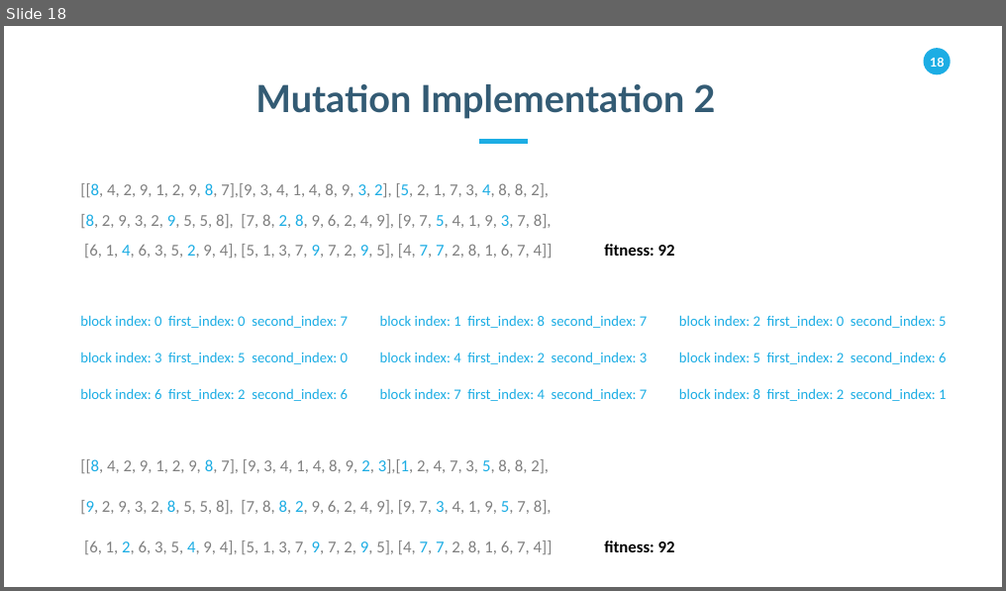
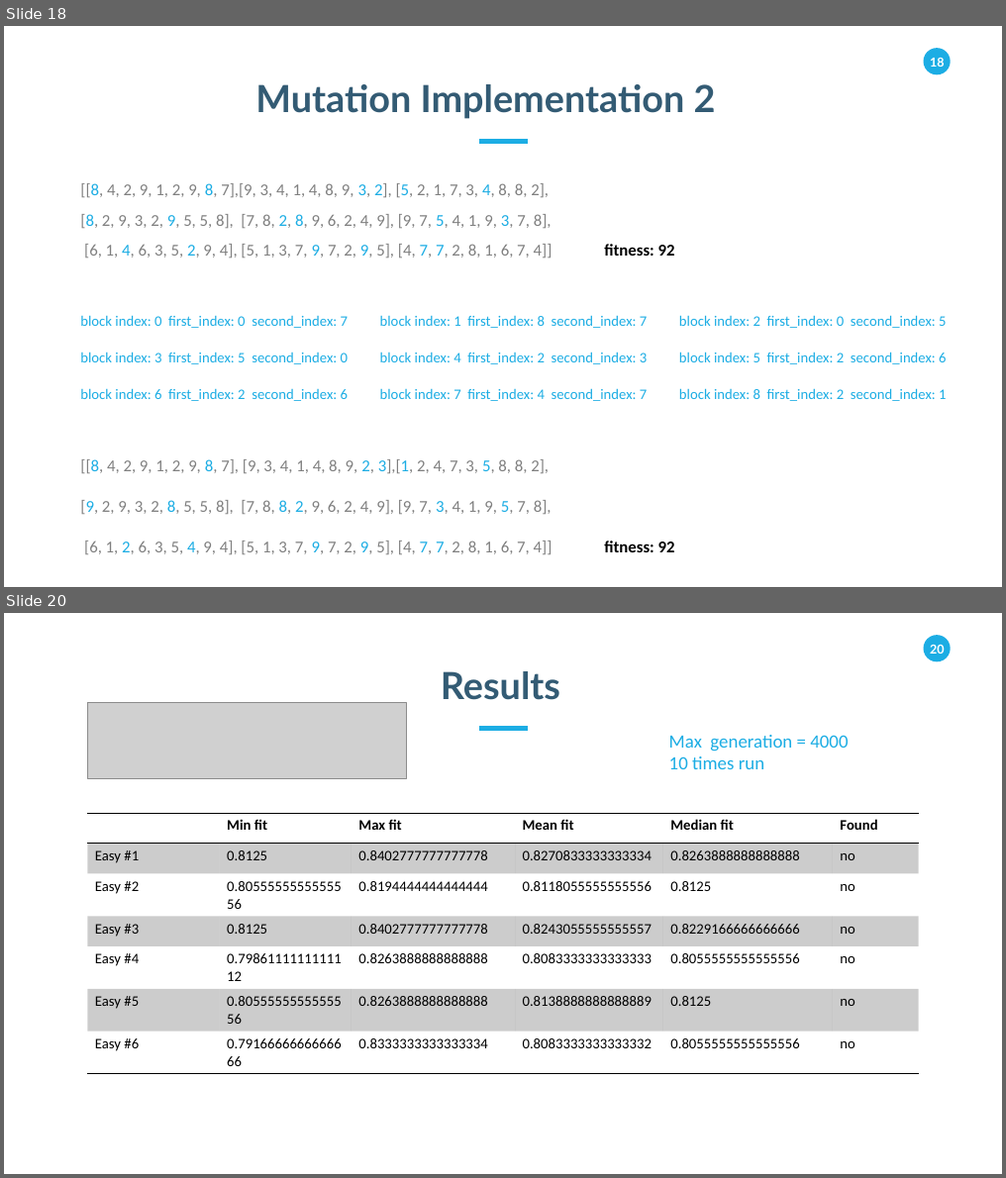
Before and after one commit to salehafzoon/sudoku-solver-with-ga, a slide deck: presentation.pptx. Shown one above the other, each under a label of ours: slide 18 before the commit, slides 18 and 20 after it; the slides between them are not shown. The pictures are 1006x591 and 1006x1178 pixels, drawn with LibreOffice and Linux fonts; fonts in the diff are those of the drawing; grey boxes stand for pictures. Boxes give left, top, right and bottom in pixels: in the first picture for what was removed or moved away, otherwise in the second. Text is boxed around its words. In the diff, an @@ line names an element or a change of style, - is before the commit and + after.

```diff
--- a/presentation.pptx
+++ b/presentation.pptx
@@ slide 20 added at (4,613,1002,1174), background #FFFFFF; not listed: 2 template elements that a slide beside it also shows @@
@@ text added at (441,671,560,700), 36 pt, text #335B74, bold @@
+Results
@@ picture added at (88,703,407,779) @@
@@ line added from (479, 728) to (528, 728), #1CADE4 4.5 pt @@
@@ text added at (669,735,847,769), 18 pt, text #1CADE4 @@
+Max generation = 4000
+10 times run
@@ table added at (88,813,918,1073), 7 rows, 6 columns @@
+ | Min fit | Max fit | Mean fit | Median fit | Found
+Easy #1 | 0.8125 | 0.8402777777777778 | 0.8270833333333334 | 0.8263888888888888 | no
+Easy #2 | 0.8055555555555556 | 0.8194444444444444 | 0.8118055555555556 | 0.8125 | no
+Easy #3 | 0.8125 | 0.8402777777777778 | 0.8243055555555557 | 0.8229166666666666 | no
+Easy #4 | 0.7986111111111112 | 0.8263888888888888 | 0.8083333333333333 | 0.8055555555555556 | no
+Easy #5 | 0.8055555555555556 | 0.8263888888888888 | 0.8138888888888889 | 0.8125 | no
+Easy #6 | 0.7916666666666666 | 0.8333333333333334 | 0.8083333333333332 | 0.8055555555555556 | no
```
Also in this commit, not shown: 3 slides changed, 7 other slides added, 3 slides removed, 16 other files.
